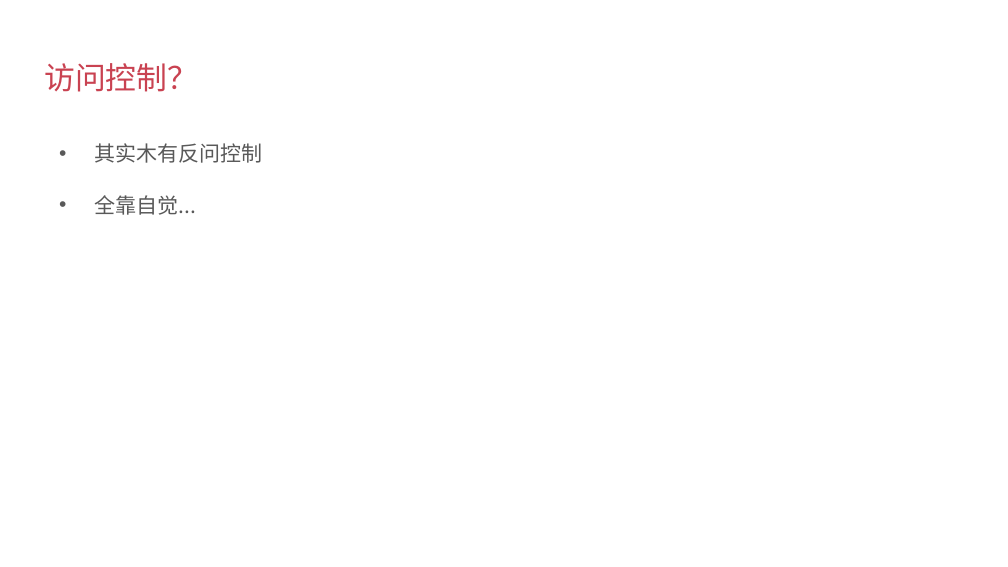
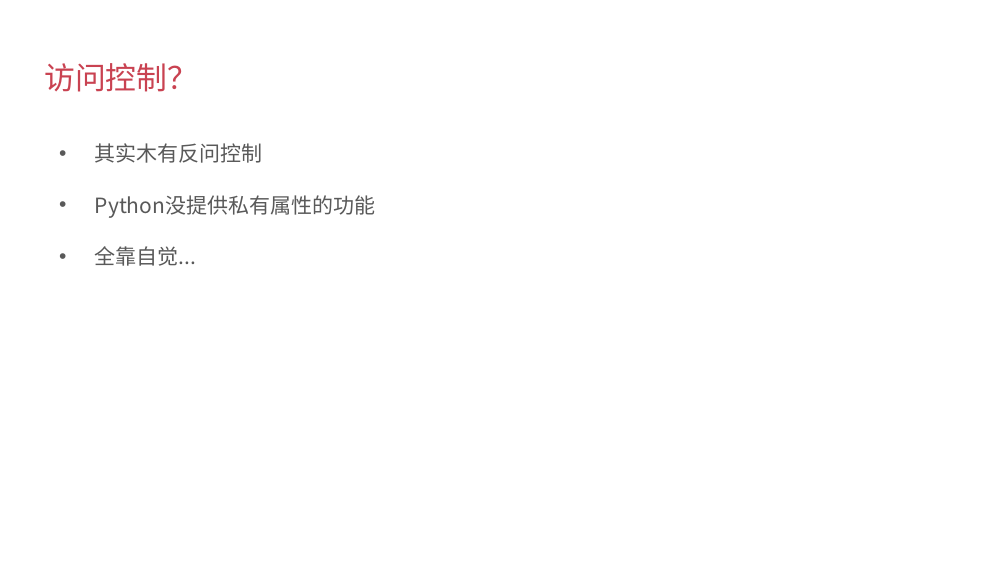
Before and after one commit to albert-feng/Python_OOP, a slide deck: slide 4 of ppt/3.2-定义类的属性.pptx. Drawn at 1008x567 pixels with LibreOffice and Linux fonts; fonts in the diff are those of the drawing. Boxes give left, top, right and bottom in pixels: in the first picture for what was removed or moved away, otherwise in the second. Text is boxed around its words. In the diff, an @@ line names an element or a change of style, - is before the commit and + after.

```diff
--- a/ppt/3.2-定义类的属性.pptx
+++ b/ppt/3.2-定义类的属性.pptx
@@ text at (95, 195, 375, 218): paragraph added @@
+• Python没提供私有属性的功能
```
Also in this commit, not shown: 1 other slide changed, 6 other files.
